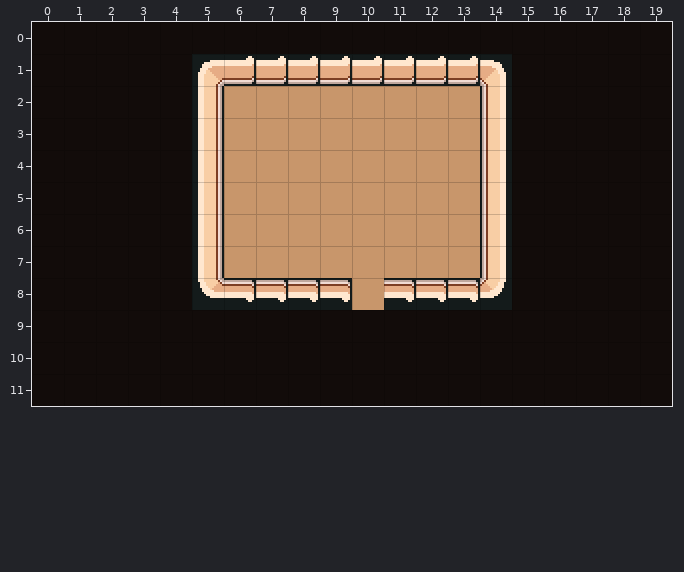
Two states of a Tiled map (JSON), data/tk_maps/w1/jade/dong-zhuos-camp--tent-1.tmj. That is the earlier state.
Cells are 16x16 px. Shown: x 0..19, y 0..11.
Now the later version:
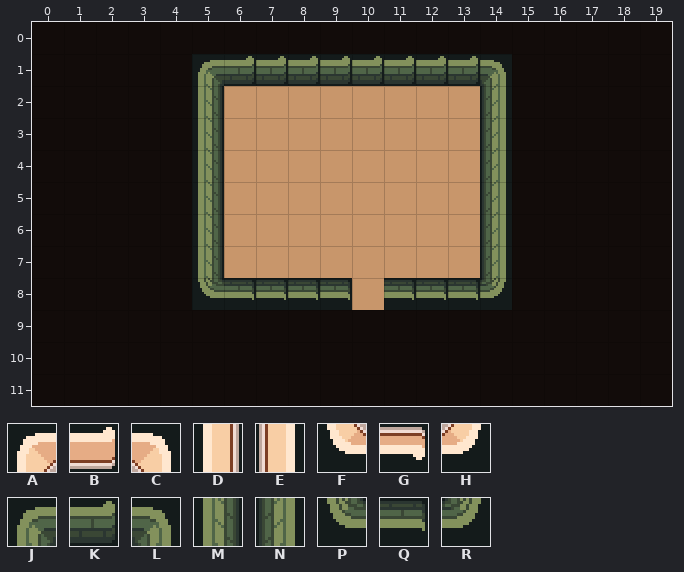
Key: from "n_wall_in": A 0, B 1, C 4, D 10, E 14, F 40, G 41, H 44, J 65, K 66, L 69, M 75, N 79, P 105, Q 106, R 109.
_ is an empty cell, . an unchanged one.
Changes in this commit:
--- layer "wall"
@@ x 5..14 @@
- 1 ABBBBBBBBC
- 2 D........E
- 3 D........E
- 4 D........E
- 5 D........E
- 6 D........E
- 7 D........E
- 8 FGGGG.GGGH
+ 1 JKKKKKKKKL
+ 2 M........N
+ 3 M........N
+ 4 M........N
+ 5 M........N
+ 6 M........N
+ 7 M........N
+ 8 PQQQQ.QQQR
Pixel boxes of the changes (left, top, right, bottom) in both pictures:
changed: (198, 56, 506, 302)
